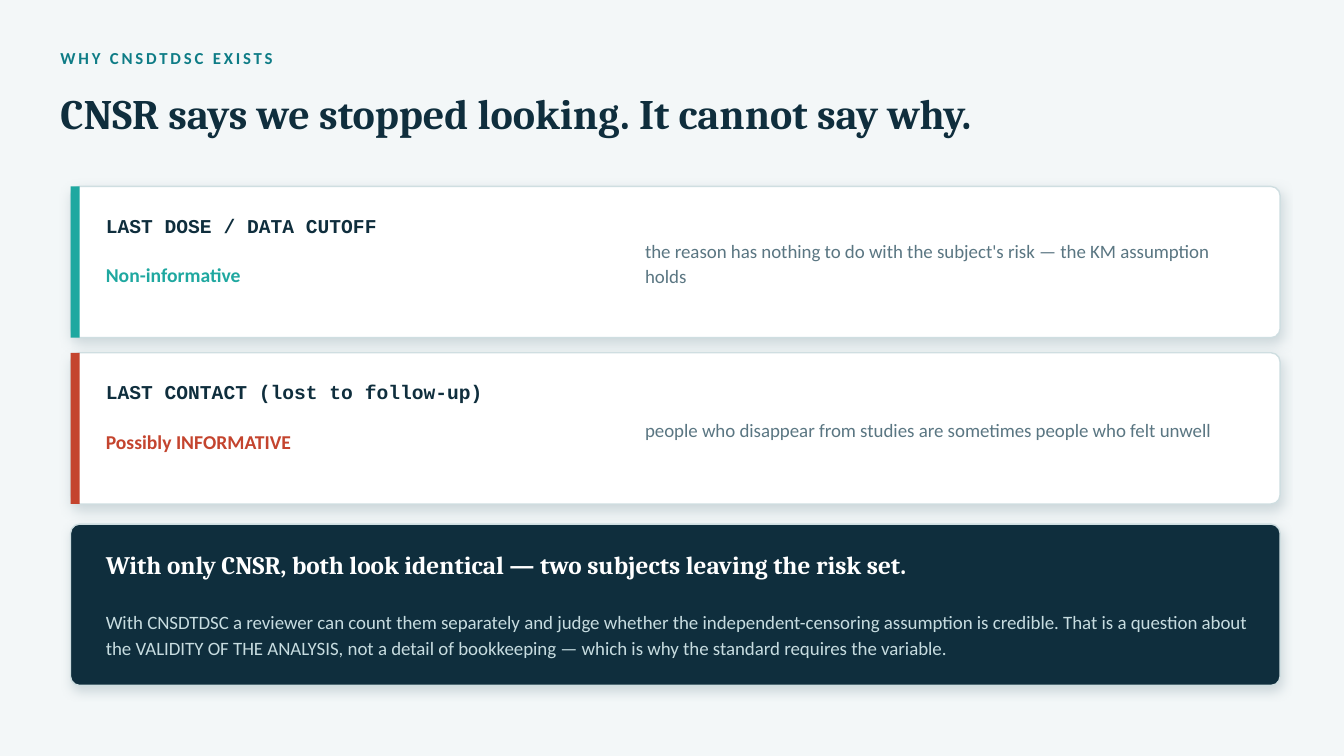
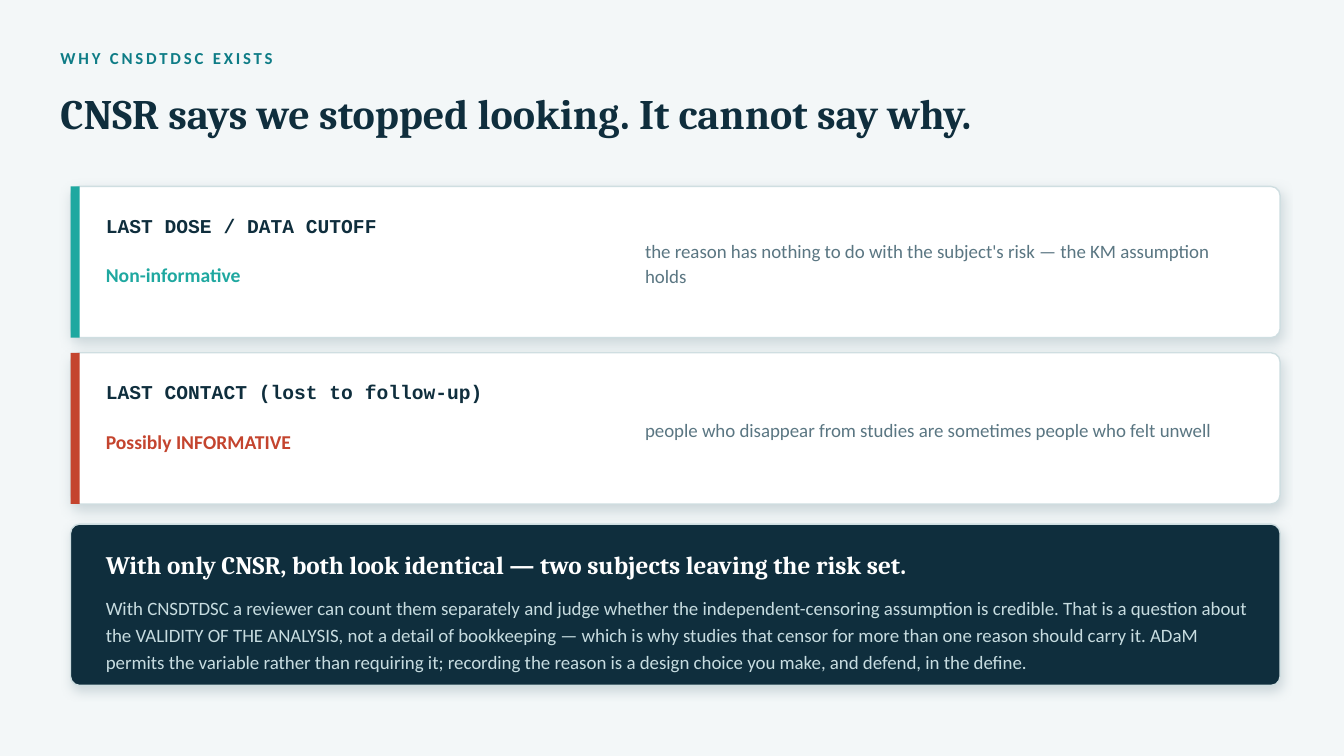
Before and after one commit to shabeebkk/sdtm-clinical-programming-bootcamp, a slide deck: slide 5 of presentations/18_tte_validation.pptx. Drawn at 1344x756 pixels with LibreOffice and Linux fonts; fonts in the diff are those of the drawing. Boxes give left, top, right and bottom in pixels: in the first picture for what was removed or moved away, otherwise in the second. Text is boxed around its words. In the diff, an @@ line names an element or a change of style, - is before the commit and + after.

```diff
--- a/presentations/18_tte_validation.pptx
+++ b/presentations/18_tte_validation.pptx
@@ text at (106, 602, 1247, 672): text changed @@
-With CNSDTDSC a reviewer can count them separately and judge whether the independent-censoring assumption is credible. That is a question about the VALIDITY OF THE ANALYSIS, not a detail of bookkeeping — which is why the standard requires the variable.
+With CNSDTDSC a reviewer can count them separately and judge whether the independent-censoring assumption is credible. That is a question about the VALIDITY OF THE ANALYSIS, not a detail of bookkeeping — which is why studies that censor for more than one reason should carry it. ADaM permits the variable rather than requiring it; recording the reason is a design choice you make, and defend, in the define.
```
Also in this commit, not shown: 1 other slide changed, 44 other files.
